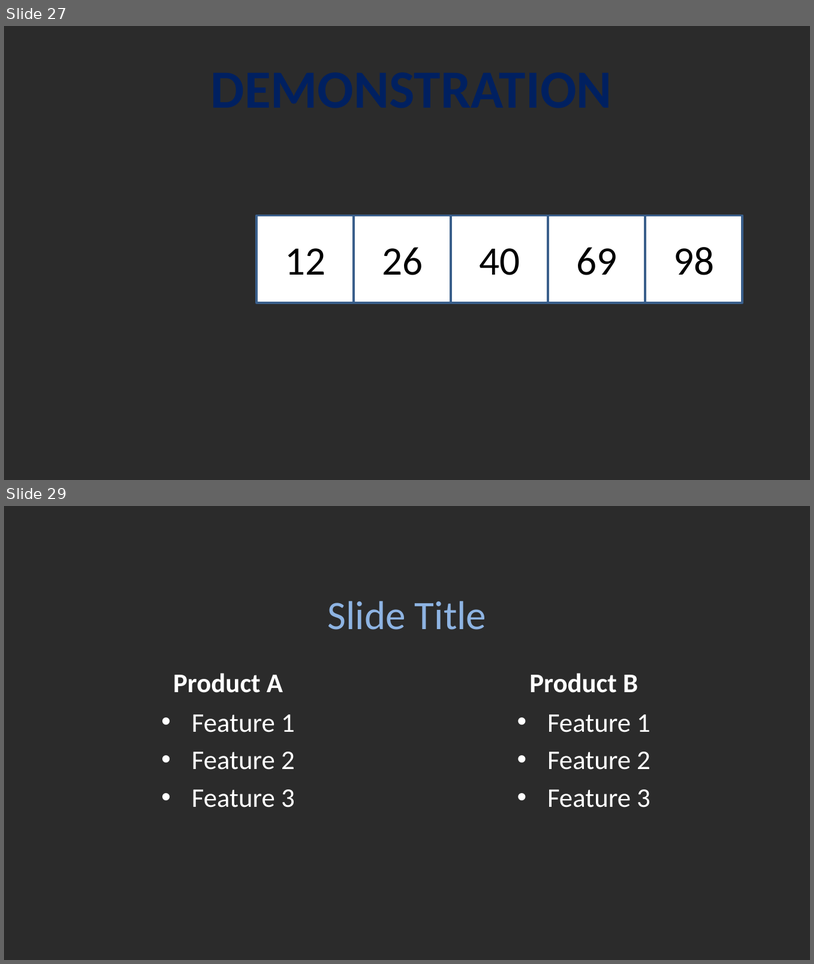
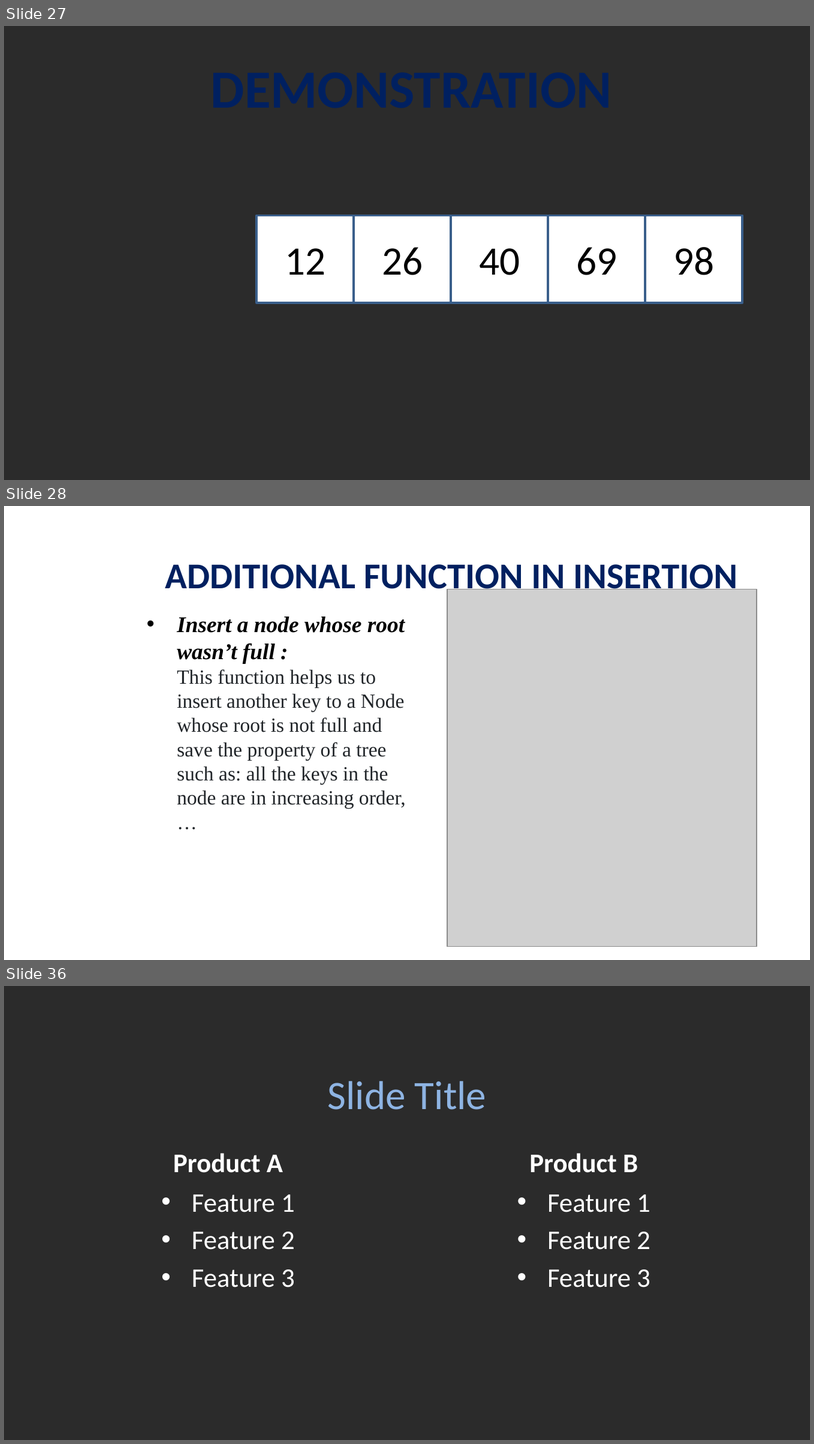
Before and after one commit to viettungvuong/Seminar, a slide deck: Seminar.pptx. Shown one above the other, each under a label of ours: slides 27 and 29 before the commit, slides 27, 28 and 36 after it; the slides between them are not shown. The pictures are 814x964 and 814x1444 pixels, drawn with LibreOffice and Linux fonts; fonts in the diff are those of the drawing; grey boxes stand for pictures; background and template pictures are left out; a plain dark background stands for a picture behind light text. Boxes give left, top, right and bottom in pixels: in the first picture for what was removed or moved away, otherwise in the second. Text is boxed around its words. In the diff, an @@ line names an element or a change of style, - is before the commit and + after.

```diff
--- a/Seminar.pptx
+++ b/Seminar.pptx
@@ slide 28 added at [4, 506, 810, 960], background picture (left out) @@
@@ title added at [165, 558, 738, 597], 32.4 pt, text #002060, bold @@
+ADDITIONAL FUNCTION IN INSERTION
@@ picture added at [447, 589, 757, 946] @@
@@ text added at [177, 616, 406, 808], 18 pt, text #212529 @@
+• Insert a node whose root wasn’t full :
+  This function helps us to insert another key to a Node whose root is not full and save the property of a tree such as: all the keys in the node are in increasing order, …
@@ what was slide 29 is now slide 36 @@
```
Also in this commit, not shown: 7 other slides added, 1 slide removed, 1 other file.
